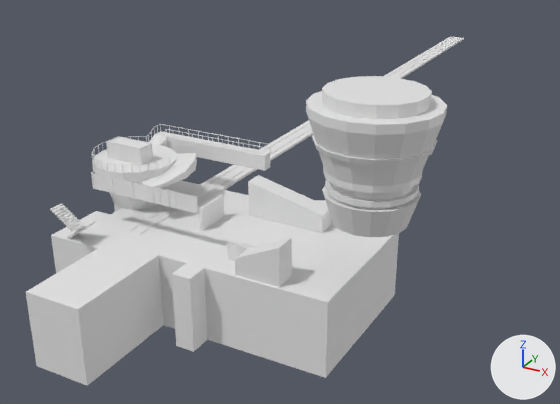
Renders of the FBX model Assets/Team/Matxado/Level1_Armazém_BaseSCol.fbx from each side of a commit.
One viewpoint serves both versions: a 50 mm camera at (53.4, -70.0, 45.8) aimed at (12.3, 4.7, 8.4). Every picture has the same lights, and +X, +Y and +Z are marked at lower right. Where no turn or scale is listed for an object, it has been applied to the vertices. Vertices at the same position are counted once.

The first picture shows 'Base_Heliporto', 'ChãoP0', 'Circle.003', 'Circle.004', 'Corrimão_Heliporto', 'Cube.023', 'Cube.028', 'Cube.041', 'Plane.001', 'Teste_Contentor', 'Tower', 'TrackComboio'.
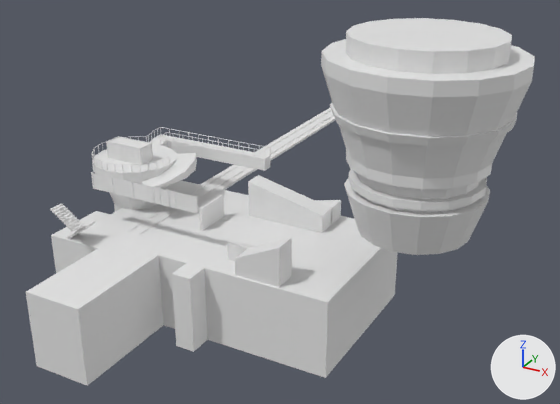
Scene script edits in JSON lines:
```json
{"block": "me_circle_005", "where": "me_circle_005.from_pydata(...)  # 16 vertices, 16 faces; spans x -1.2..18.3, y -1.2..2.4, z -1.4..0.9"}
{"block": "me_circle_005", "where": "# used by ob_circle_004; location = (-16.76, 19.02, 6.6)"}
{"block": "me_circle_005", "where": "# before: 2 (1.2, 0.8, 0.9) at pixel (166, 136), 3 (-1.2, 2.4, 0.9) at pixel (160, 131), 4 (18.3, 0.8, 0.9) at pixel (264, 155), 5 (18.3, 2.4, 0.9) at pixel (270, 152), 6 (-1.2, 0.8, 0.9) at pixel (154, 134)"}
{"block": "me_circle_005", "change": "me_circle_005 part 1"}
{"op": "add", "block": "me_circle_005", "code": "for i in [*range(2, 7)]: me_circle_005.vertices[i].co += Vector((0.0, 0.0, -0.5))"}
{"op": "set", "path": "ob_tower.location", "old": "(23.16, 6.68, 7.61)", "new": "(27.47, 9.61, 6.25)"}
{"op": "set", "path": "ob_tower.scale", "old": "(5.62, 5.62, 5.62)", "new": "(8.27, 8.27, 8.27)"}
```

What differs and where, as boxes [x1, y1, x2, y2] in the pictures (560 x 404 px):
```json
{"object": "Tower", "change": "moved, rescaled", "before": [306, 76, 447, 237], "after": [321, 18, 535, 255], "on screen": "51% wider, 47% taller"}
{"object": "Circle.004", "change": "reshaped", "before": [150, 132, 270, 171], "after": [150, 135, 270, 171], "on screen": "7% shorter"}
```
